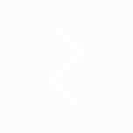
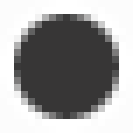
Layer changes from the first 133×133 image to the second:
hid "Зигзаг" over [49, 28, 84, 105]
showed "Кнопки", moved it above "Слой 1" over [0, 0, 133, 133]
